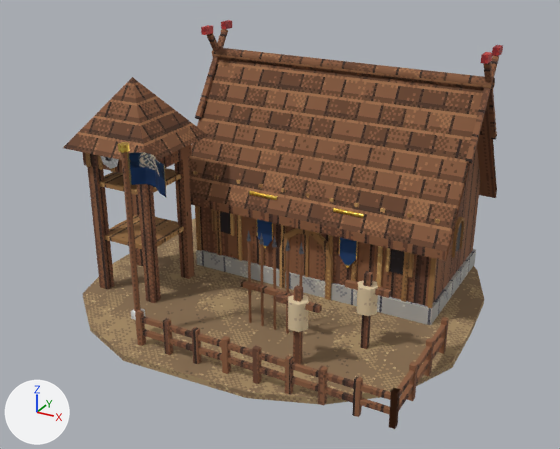
A saved change to the Blender file art_source/blender/vikings/barracks.blend.
Before and after are seen from a 50 mm camera at (4.57, -8.58, 5.21) aimed at (0.0, -0.27, 1.06). Lighting does not change. The marker at lower left points along +X, +Y and +Z. The older version comes first.

In view in the first picture: 'vikings_barracks'.
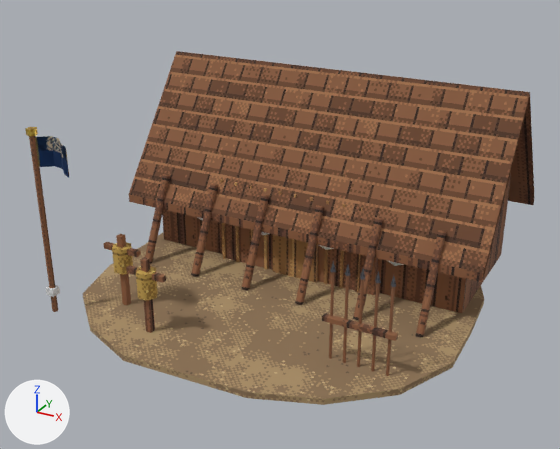
Where the change shows, as pixel boxes [x1, y1, x2, y2] in the pictures (560 x 449 px):
'vikings_barracks', reshaped (16% wider, 13% shorter): before [63, 20, 503, 429]; after [25, 51, 534, 405]
part 1 of me_vikings_barracks, deleted (brown): before [63, 20, 503, 429]
part 2 of me_vikings_barracks, cut back (mostly hidden before): before [121, 152, 481, 334]; after [25, 51, 534, 376]

The change, as a diff of the scene's bpy script:
```diff
--- a/art_source/blender/vikings/barracks.blend.py
+++ b/art_source/blender/vikings/barracks.blend.py
@@ img_pe_thatch @@
+img_pe_thatch = load_image('PE_Thatch', '../../textures/materials/PE_Thatch.png', 64, 64, 'sRGB')
@@ mat_pe_thatch @@
+mat_pe_thatch = principled_material('PE_Thatch')
+mat_pe_thatch.texture = img_pe_thatch
+mat_pe_thatch.roughness = 1.0
@@ me_vikings_barracks @@
 # used by ob_vikings_barracks; location = (0.0, 0.0, 0.0)
-me_vikings_barracks.from_pydata(...)  # 1847 vertices, 510 faces; spans x -2.59..2.63, y -2.6..2.63, z 0.0..3.4
+me_vikings_barracks.from_pydata(...)  # 791 vertices, 250 faces; spans x -2.7..2.7, y -2.6..2.7, z 0.0..2.83
+# me_vikings_barracks part 1: 414 loose pieces with 1745 vertices, spanning x -2.42..2.48, y -2.34..1.95, z 0.08..3.4, are deleted
+# me_vikings_barracks part 2: 18 vertices removed from x -1.4..2.1, y -2.19..1.75, z 0.08..2.48; 707 vertices added at x -2.7..2.7, y -2.32..2.7, z 0.06..2.83
+# other edits to the shape of me_vikings_barracks do not show in these pictures
 me_vikings_barracks.materials.append(mat_pe_dirt)
-me_vikings_barracks.materials.append(mat_pe_stonegrey)  # picture img_pe_stonegrey
 me_vikings_barracks.materials.append(mat_pe_wooddark)
 me_vikings_barracks.materials.append(mat_pe_woodlight)
-me_vikings_barracks.materials.append(mat_pe_window)  # picture img_pe_window
 me_vikings_barracks.materials.append(mat_team_trim)
 me_vikings_barracks.materials.append(mat_pe_shingle)
-me_vikings_barracks.materials.append(mat_pe_lacquerred)  # picture img_pe_lacquerred
 me_vikings_barracks.materials.append(mat_pe_banner_vikings)
@@ me_vikings_barracks @@
 me_vikings_barracks.materials.append(mat_pe_iron)
-me_vikings_barracks.materials.append(mat_pe_felt)  # picture img_pe_felt
+me_vikings_barracks.materials.append(mat_pe_thatch)  # picture img_pe_thatch
```
